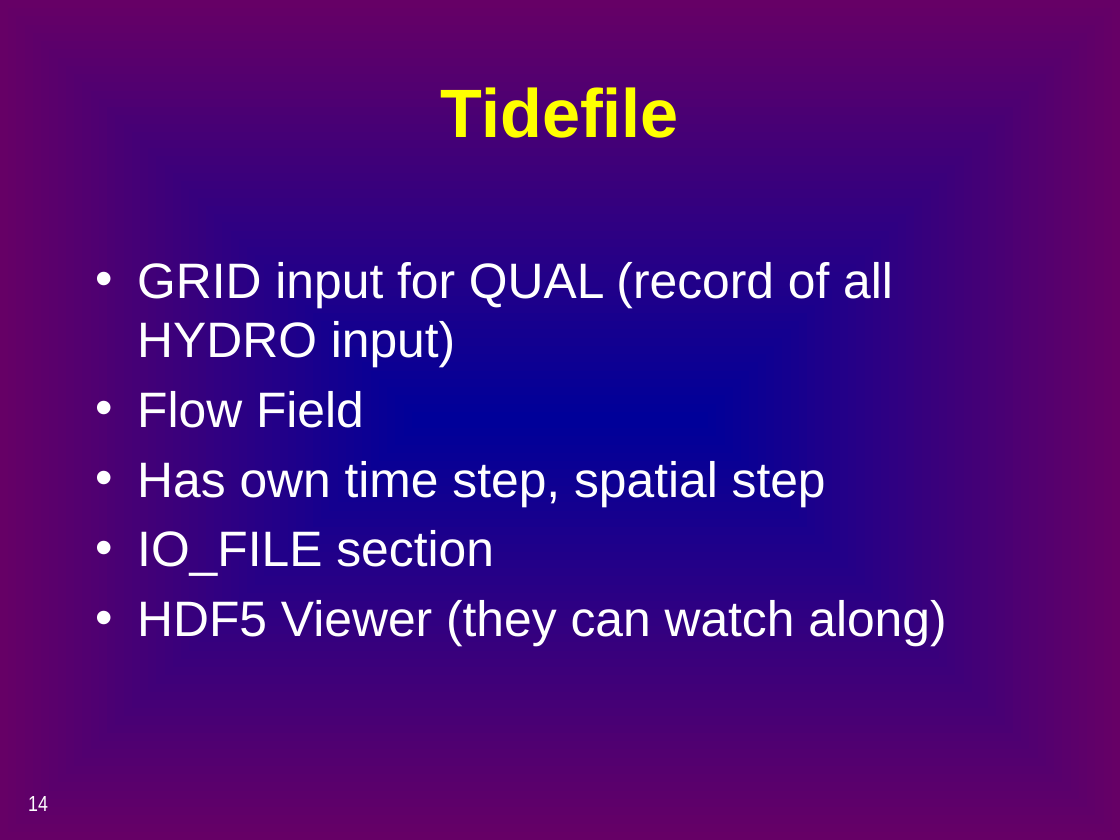
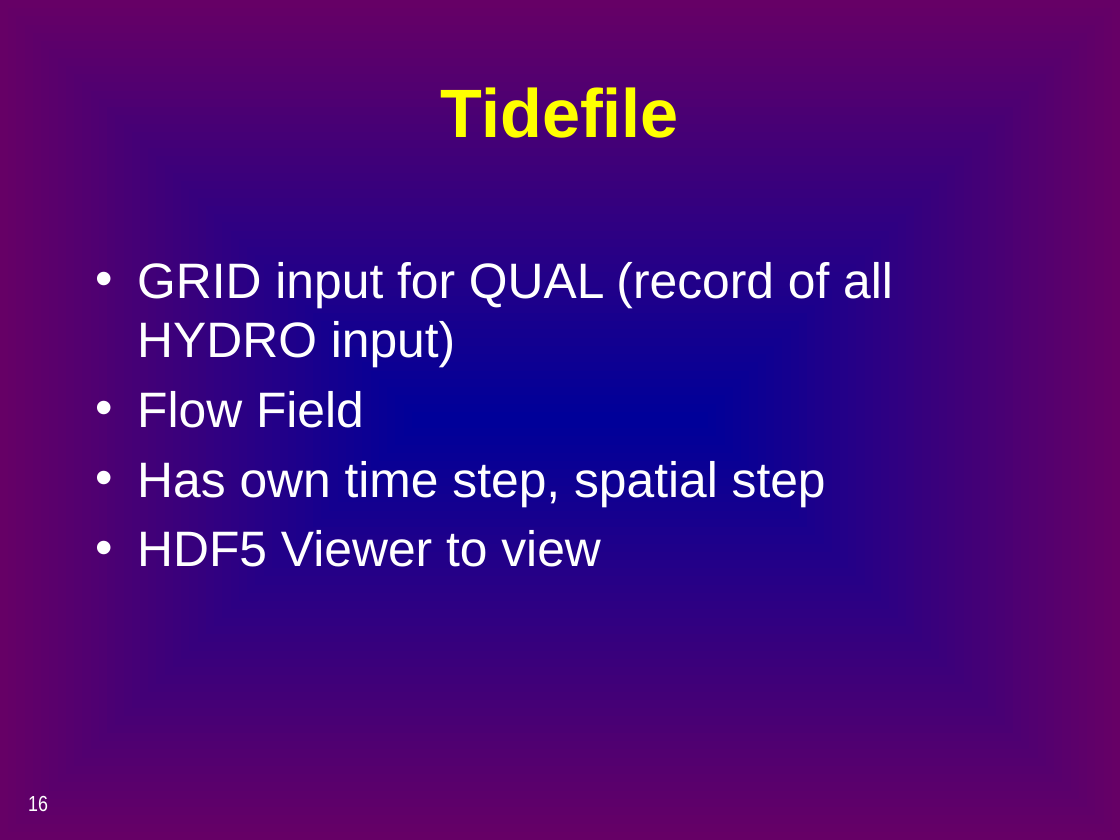
Before and after one commit to CADWRDeltaModeling/dsm2, a slide deck: slide 16 of dsm2/presentations/p4_simulation_data.pptx (slide 14 before the commit). Drawn at 1120x840 pixels with LibreOffice and Linux fonts; fonts in the diff are those of the drawing. Boxes give left, top, right and bottom in pixels: in the first picture for what was removed or moved away, otherwise in the second. Text is boxed around its words. In the diff, an @@ line names an element or a change of style, - is before the commit and + after.

```diff
--- a/dsm2/presentations/p4_simulation_data.pptx
+++ b/dsm2/presentations/p4_simulation_data.pptx
@@ text at [137, 530, 601, 567]: text changed @@
-• IO_FILE section
-• HDF5 Viewer (they can watch along)
+• HDF5 Viewer to view
@@ page number at [28, 795, 48, 812]: text changed @@
-14
+16
```
Also in this commit, not shown: 10 other slides changed, 6 slides added, 2 slides removed.
